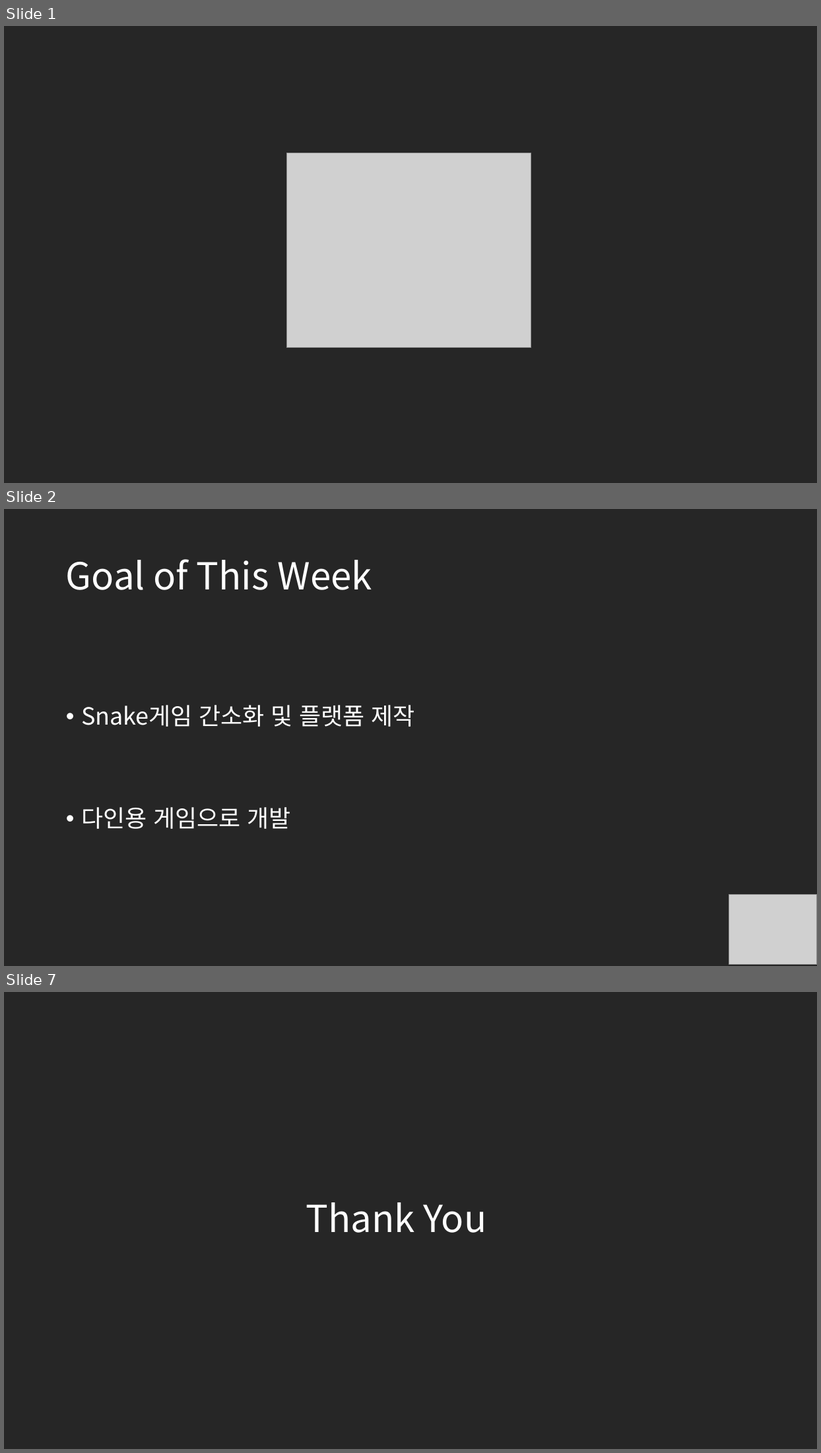
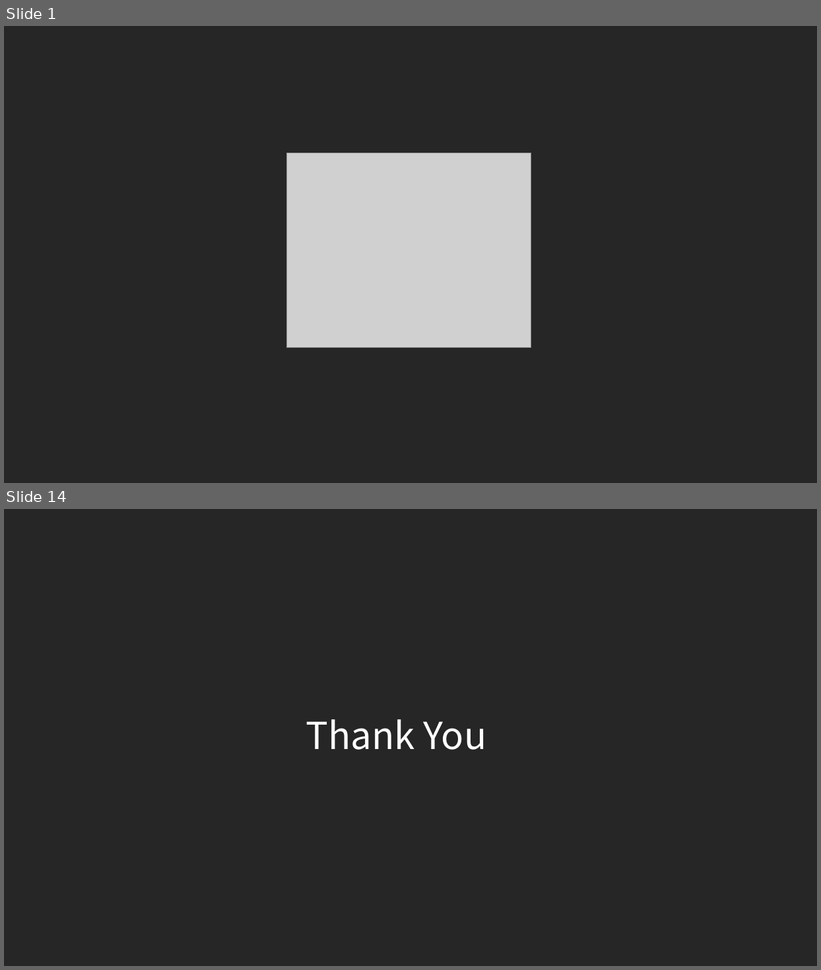
Before and after one commit to commadev/commadev.github.io, a slide deck: assets/documents/190411 Snake.pptx. Shown one above the other, each under a label of ours: slides 1, 2 and 7 before the commit, slides 1 and 14 after it; the slides between them are not shown. The pictures are 821x1453 and 821x970 pixels, drawn with LibreOffice and Linux fonts; fonts in the diff are those of the drawing; grey boxes stand for pictures. Boxes give left, top, right and bottom in pixels: in the first picture for what was removed or moved away, otherwise in the second. Text is boxed around its words. In the diff, an @@ line names an element or a change of style, - is before the commit and + after.

```diff
--- a/assets/documents/190411 Snake.pptx
+++ b/assets/documents/190411 Snake.pptx
@@ slide 2 removed at [4,509,817,966], background #262626 @@
@@ title removed at [66,559,372,590] @@
-Goal of This Week
@@ text removed at [81,705,415,829] @@
-• Snake게임 간소화 및 플랫폼 제작
-• 다인용 게임으로 개발
@@ picture removed at [729,895,817,965] @@
@@ what was slide 7 is now slide 14 @@
```
Also in this commit, not shown: 2 slides changed, 10 slides added, 2 other slides removed.
